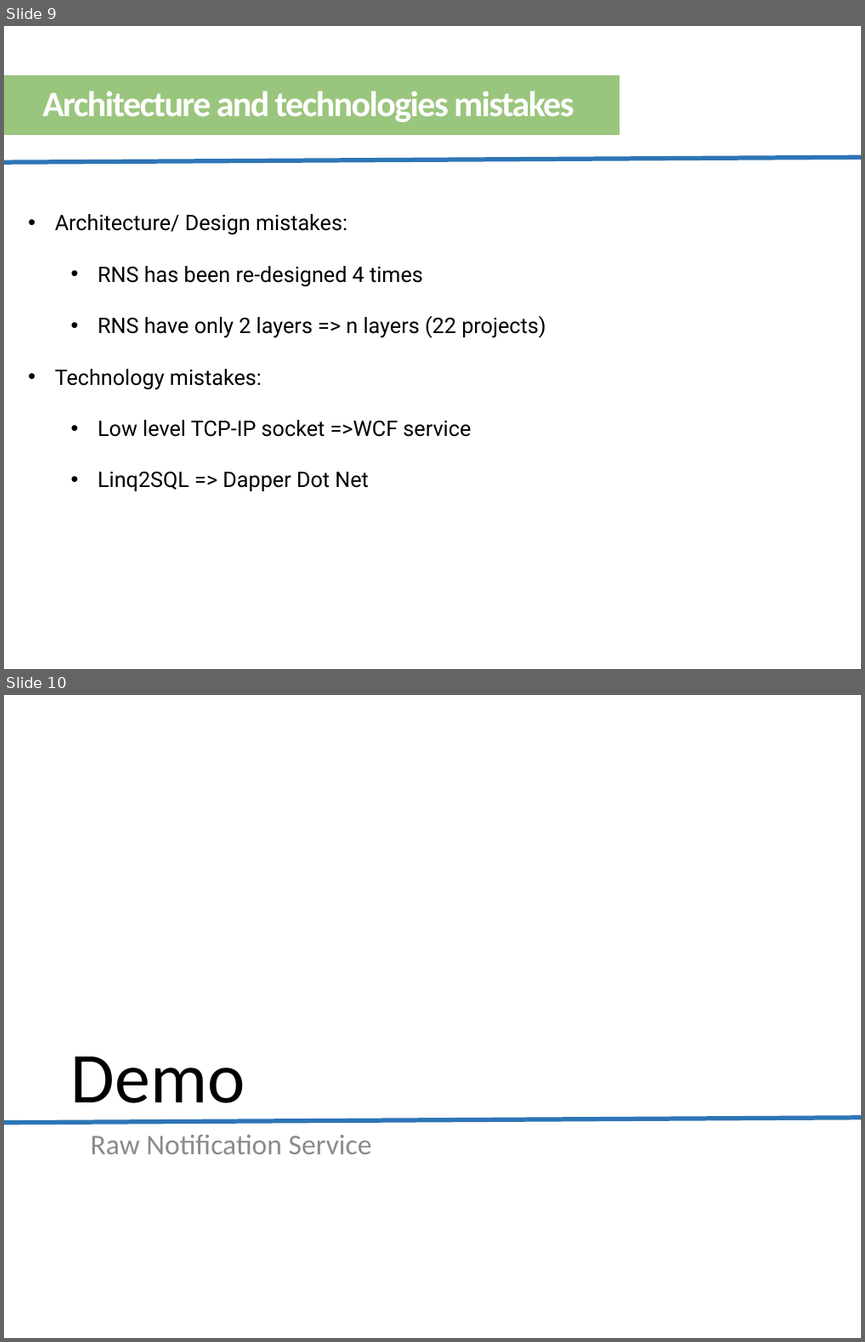
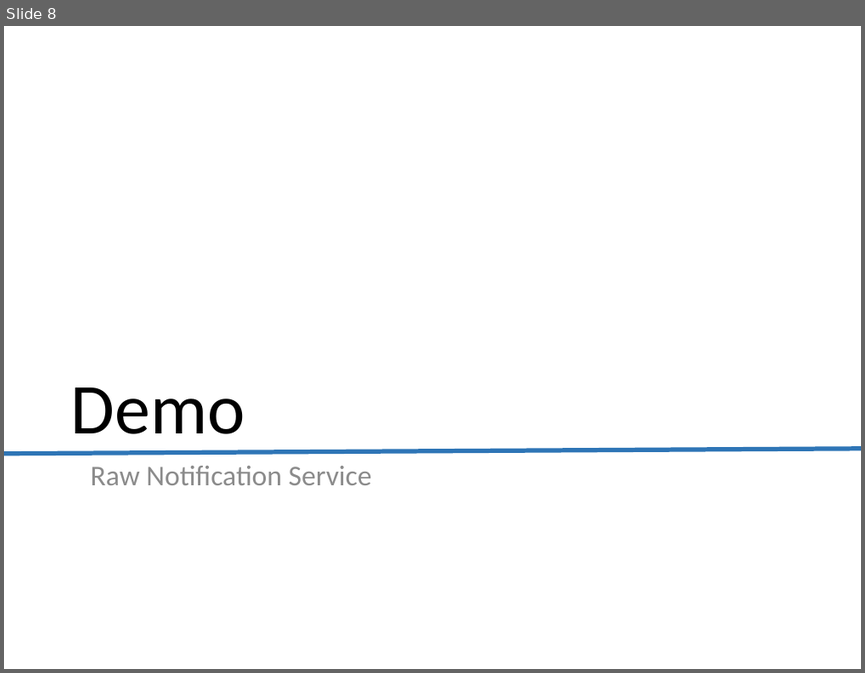
Before and after one commit to lekhasy/RawNotification, a slide deck: Working Individual/SyLK/Presentation.pptx. Shown one above the other, each under a label of ours: slides 9 and 10 before the commit, slide 8 after it. The pictures are 865x1342 and 865x673 pixels, drawn with LibreOffice and Linux fonts; fonts in the diff are those of the drawing. Boxes give left, top, right and bottom in pixels: in the first picture for what was removed or moved away, otherwise in the second. Text is boxed around its words. In the diff, an @@ line names an element or a change of style, - is before the commit and + after.

```diff
--- a/Working Individual/SyLK/Presentation.pptx
+++ b/Working Individual/SyLK/Presentation.pptx
@@ slide 9 removed at (4,26,861,669), background #FFFFFF @@
@@ rectangle removed at (4,74,619,135) @@
-Architecture and technologies mistakes
@@ line removed from (4, 162) to (861, 157) @@
@@ text removed at (55,214,545,491) @@
-• Architecture/ Design mistakes:
-  • RNS has been re-designed 4 times
-  • RNS have only 2 layers => n layers (22 projects)
-• Technology mistakes:
-  • Low level TCP-IP socket =>WCF service
-  • Linq2SQL => Dapper Dot Net
@@ what was slide 10 is now slide 8 @@
```
Also in this commit, not shown: 6 slides changed, 5 slides added, 4 other slides removed, 3 other files.
